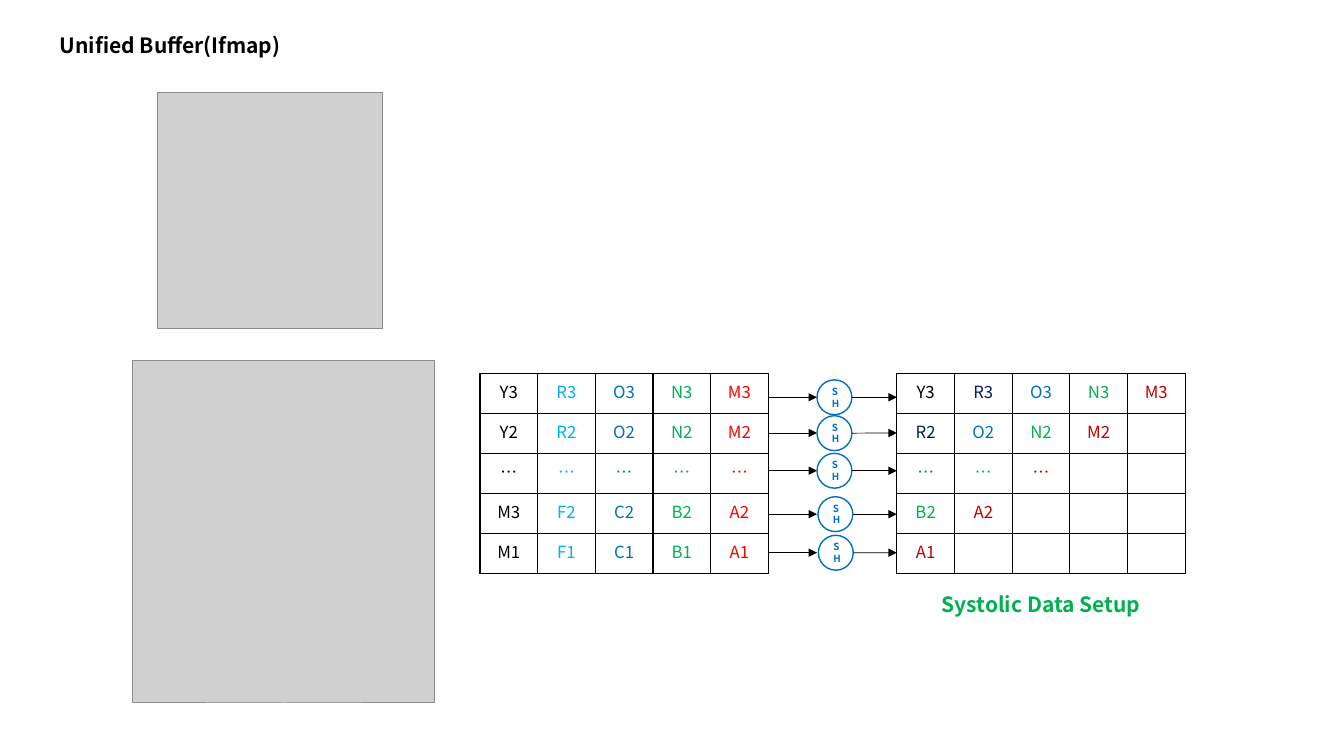
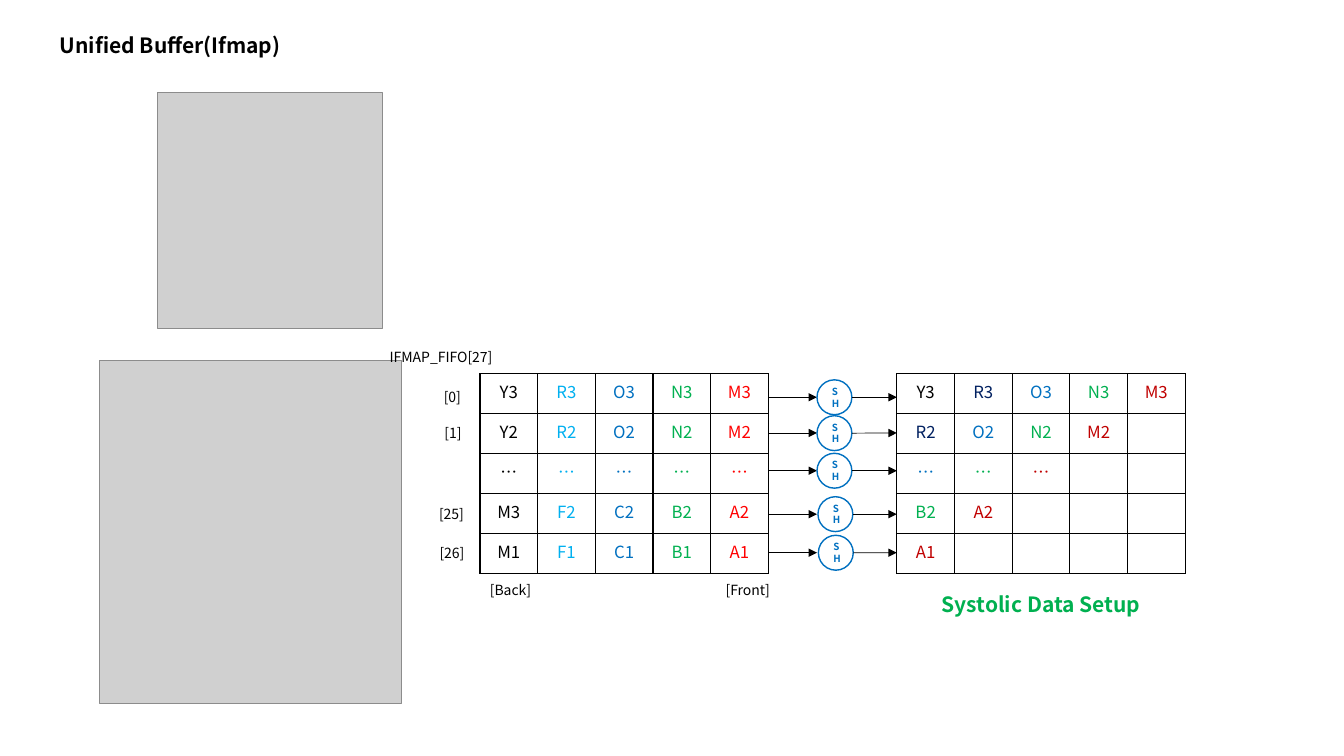
Before and after one commit to hunjong1205/SA_Simulator, a slide deck: slide 5 of SA_Simulator.pptx. Drawn at 1344x756 pixels with LibreOffice and Linux fonts; fonts in the diff are those of the drawing; grey boxes stand for pictures. Boxes give left, top, right and bottom in pixels: in the first picture for what was removed or moved away, otherwise in the second. Text is boxed around its words. In the diff, an @@ line names an element or a change of style, - is before the commit and + after.

```diff
--- a/SA_Simulator.pptx
+++ b/SA_Simulator.pptx
@@ text added at (x1=390, y1=351, x2=493, y2=367), 10 pt, text #000000 @@
+IFMAP_FIFO[27]
@@ picture moved from (x1=132, y1=360, x2=435, y2=703) to (x1=100, y1=360, x2=402, y2=703) @@
@@ text added at (x1=444, y1=391, x2=461, y2=405), 10 pt, text #000000 @@
+[0]
@@ text added at (x1=444, y1=427, x2=461, y2=441), 10 pt, text #000000 @@
+[1]
@@ text added at (x1=439, y1=508, x2=464, y2=522), 10 pt, text #000000 @@
+[25]
@@ text added at (x1=440, y1=547, x2=465, y2=561), 10 pt, text #000000 @@
+[26]
@@ text added at (x1=490, y1=584, x2=531, y2=598), 10 pt, text #000000 @@
+[Back]
@@ text added at (x1=726, y1=584, x2=770, y2=598), 10 pt, text #000000 @@
+[Front]
```
Also in this commit, not shown: 14 other files.
